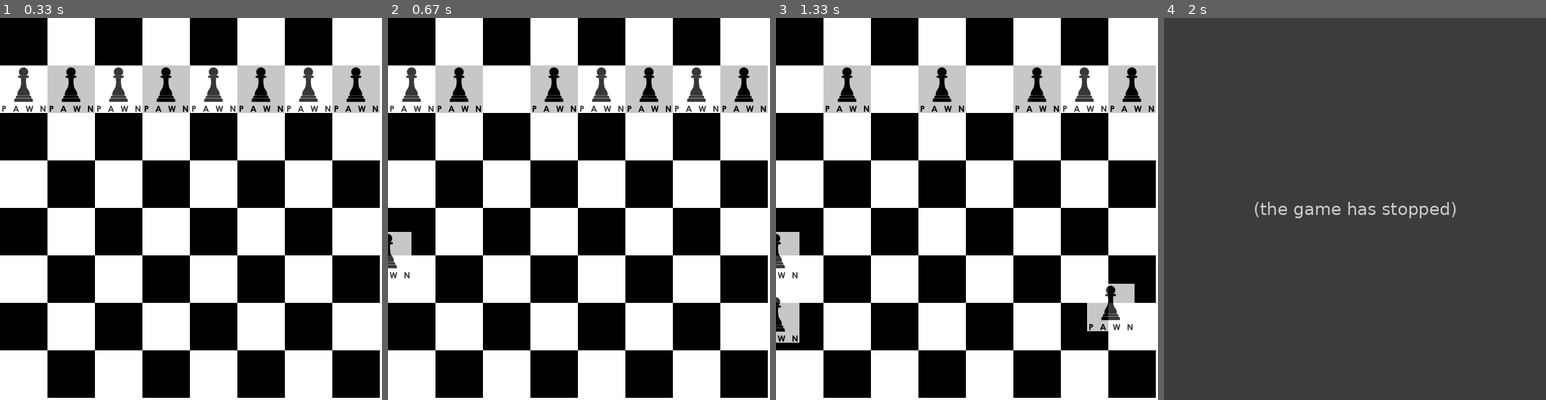
Above: before the commit, frames 1-4 (left to right).
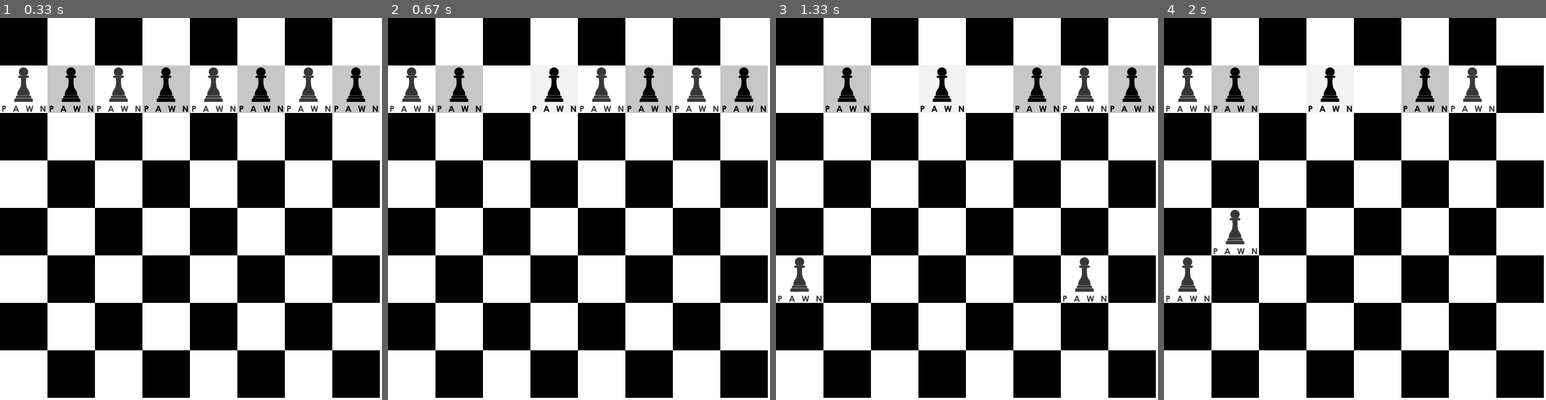
Above: after the commit, the same moments.

Repository: Magulak/Chess---AI
Game: pygame game, started from ChessGui Pygame.py
Same seed, same stepped clock (60 frames per second), same inputs: the game is played once before the commit and once after it.
Inputs (mouse positions are in pixels of both pictures, inside the frame that each line leads up to):
- Up to frame 1 (0.33 s): no input
- Up to frame 2 (0.67 s): press the mouse at (506, 90) at 0.37 s; move the mouse to (533, 98) at 0.47 s; release the mouse at (563, 105) at 0.6 s
- Up to frame 3 (1.33 s): press the mouse at (798, 90) at 0.7 s; move the mouse to (814, 205) at 0.8 s; release the mouse at (833, 319) at 0.93 s; press the mouse at (989, 90) at 1.03 s; move the mouse to (1051, 197) at 1.13 s; release the mouse at (1112, 308) at 1.27 s
- Up to frame 4 (2 s): press the mouse at (1519, 90) at 1.37 s; move the mouse to (1366, 105) at 1.47 s; release the mouse at (1209, 124) at 1.6 s; press the mouse at (1473, 277) at 1.7 s; move the mouse to (1358, 273) at 1.8 s; release the mouse at (1248, 270) at 1.93 s

Frame 1 is identical in both runs. In frame 2, 1.7% of the frame differs, in the area x 0-50%, y 12-69%; in frame 3, 3.7%; in frame 4, 99%, in the area x 0-100%, y 0-100%.
Error before the commit: AttributeError: 'NoneType' object has no attribute 'x' (ChessGui Pygame.py line 103); the game stopped at 1.93 s (later frames are placeholders)

Commit message:
Pieces now SNAP into middle of squares on chessboard

Diff:
--- a/ChessGui Pygame.py
+++ b/ChessGui Pygame.py
@@ -96,14 +96,17 @@
         elif event.type == pygame.MOUSEBUTTONUP:
             if event.button == 1:
                 piece_dragging = False
-                # if cursor in is in zone of a black/white square then snap it to center of that square(87/2).
-                # if piece.x <= (x * 87)
+                # if cursor in is in zone of a black/white square then snap it to center of that square.
+                # TODO Position of chess piece is determined by it's left upper corner, it needs better algorithm
+                # TODO Something like dragged_piece.x + 87 = (i * 87 would maybe fix it, but it's impossible to execute.
+                # TODO Crashes when clicked on nothing.
                 for i in range(0, 8):
-                    for j in range(0, 8):  # if a number is in that range, then give place that in a centre of square.
-                        if dragged_piece.x in range(i * 87, (j * 87) - 87):
-                            dragged_piece.x = (i * 87) - (87 / 2)
-                            if dragged_piece.y in range(i * 87, (j * 87) - 87):
-                                dragged_piece.y = (j * 87) - (87 / 2)
+                    for j in range(0, 8):
+                        x_range = range(i * 87, (i * 87) + 87)
+                        y_range = range(j * 87, (j * 87) + 87)
+                        if dragged_piece.x in x_range and dragged_piece.y in y_range:
+                            dragged_piece.x = (i * 87)
+                            dragged_piece.y = (j * 87)
 
                 dragged_piece = None  # Dragged piece needs to be specified, otherwise all pieces react to dragging.
 
